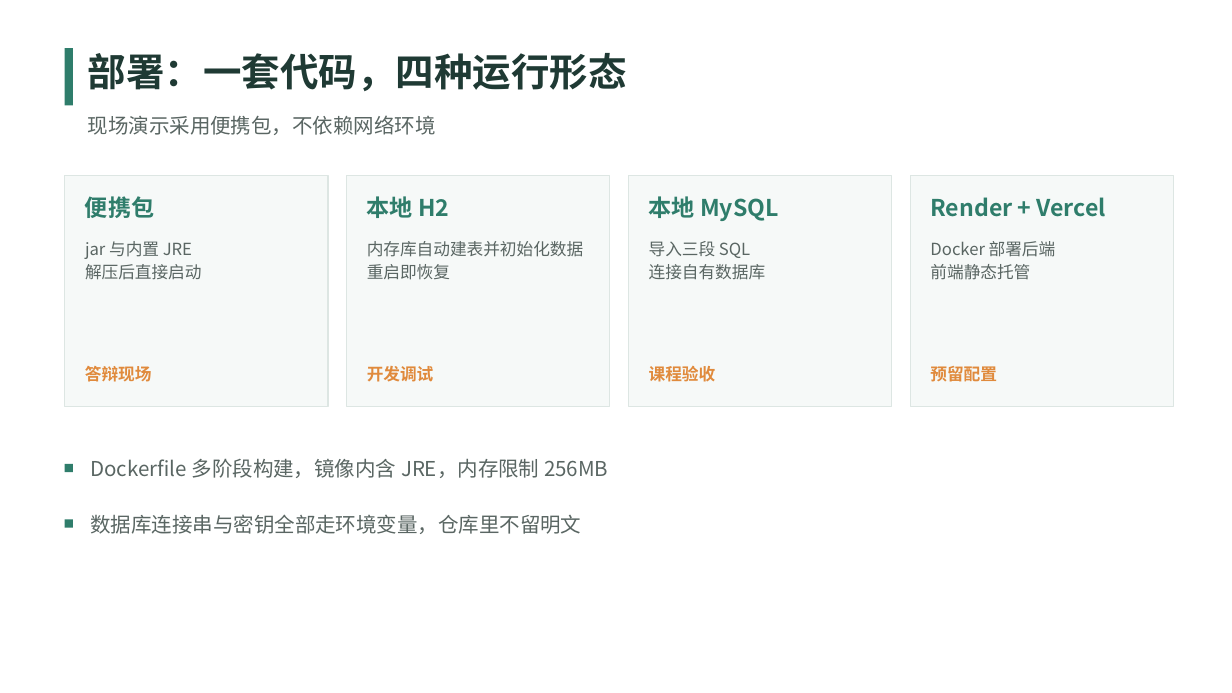
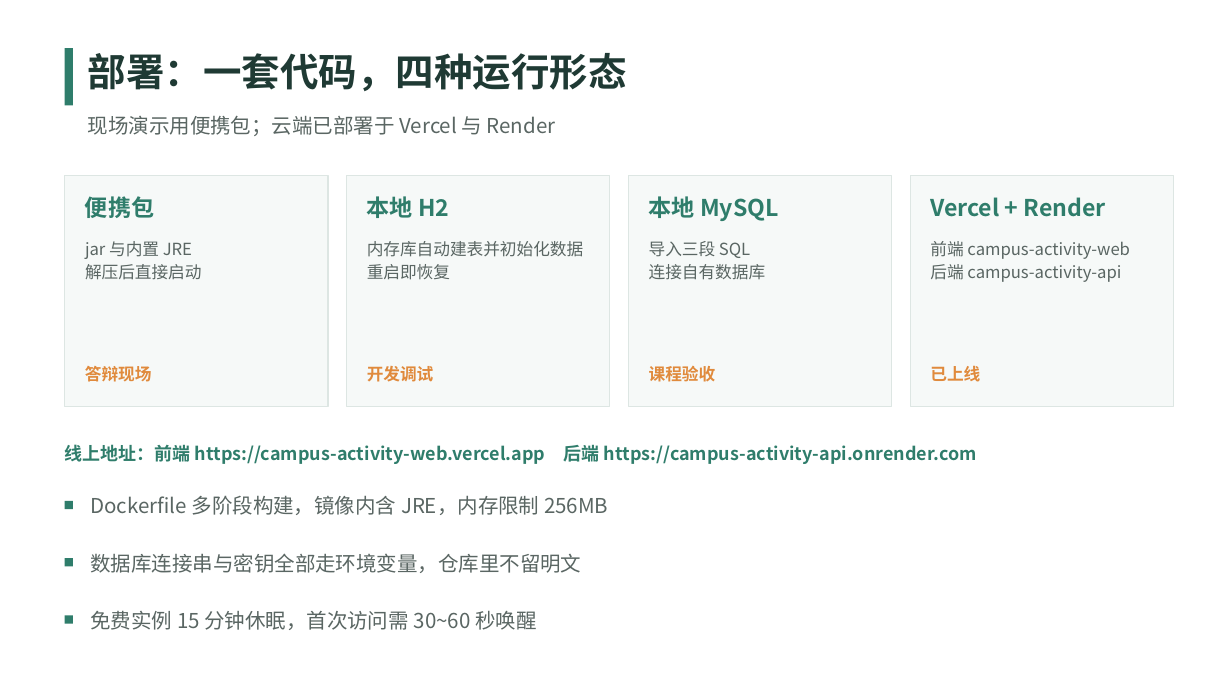
Before and after one commit to tkRRRRRR/Campus-Event-Management-System, a slide deck: slide 15 of doc/答辩PPT.pptx. Drawn at 1232x693 pixels with LibreOffice and Linux fonts; fonts in the diff are those of the drawing. Boxes give left, top, right and bottom in pixels: in the first picture for what was removed or moved away, otherwise in the second. Text is boxed around its words. In the diff, an @@ line names an element or a change of style, - is before the commit and + after.

Commit message:
线上验收（组织者导出实测）+ PPT/讲稿/论文同步已上线状态 + 截图 28~30

```diff
--- a/doc/答辩PPT.pptx
+++ b/doc/答辩PPT.pptx
@@ text at box(88, 116, 556, 136): text changed @@
-现场演示采用便携包，不依赖网络环境
+现场演示用便携包；云端已部署于 Vercel 与 Render
@@ text at box(930, 197, 1106, 217): text changed @@
-Render + Vercel
+Vercel + Render
@@ text at box(930, 241, 1130, 282): text changed @@
-Docker 部署后端
-前端静态托管
+前端 campus-activity-web
+后端 campus-activity-api
@@ text at box(930, 365, 980, 382): text changed @@
-预留配置
+已上线
@@ text added at box(65, 444, 977, 464), 14 pt, text #2F7D6B, bold @@
+线上地址：前端 https://campus-activity-web.vercel.app 后端 https://campus-activity-api.onrender.com
@@ rectangle: place and size @@
-rectangle at box(65, 519, 73, 528)
+rectangle at box(65, 501, 73, 509)
@@ text "Dockerfile 多阶段构建，镜像内含 JRE，内存限制 256MB": place and size @@
-text "Dockerfile 多阶段构建，镜像内含 JRE，内存限制 256MB" at box(91, 459, 608, 478)
+text "Dockerfile 多阶段构建，镜像内含 JRE，内存限制 256MB" at box(91, 496, 608, 515)
@@ rectangle: place and size @@
-rectangle at box(65, 464, 73, 472)
+rectangle at box(65, 558, 73, 567)
@@ text "数据库连接串与密钥全部走环境变量，仓库里不留明文": place and size @@
-text "数据库连接串与密钥全部走环境变量，仓库里不留明文" at box(91, 514, 582, 534)
+text "数据库连接串与密钥全部走环境变量，仓库里不留明文" at box(91, 553, 582, 573)
@@ rectangle added at box(65, 616, 73, 624), fill #2F7D6B @@
@@ text added at box(91, 611, 536, 630), 16 pt, text #5A6663 @@
+免费实例 15 分钟休眠，首次访问需 30~60 秒唤醒
```
Also in this commit, not shown: 24 other files.
